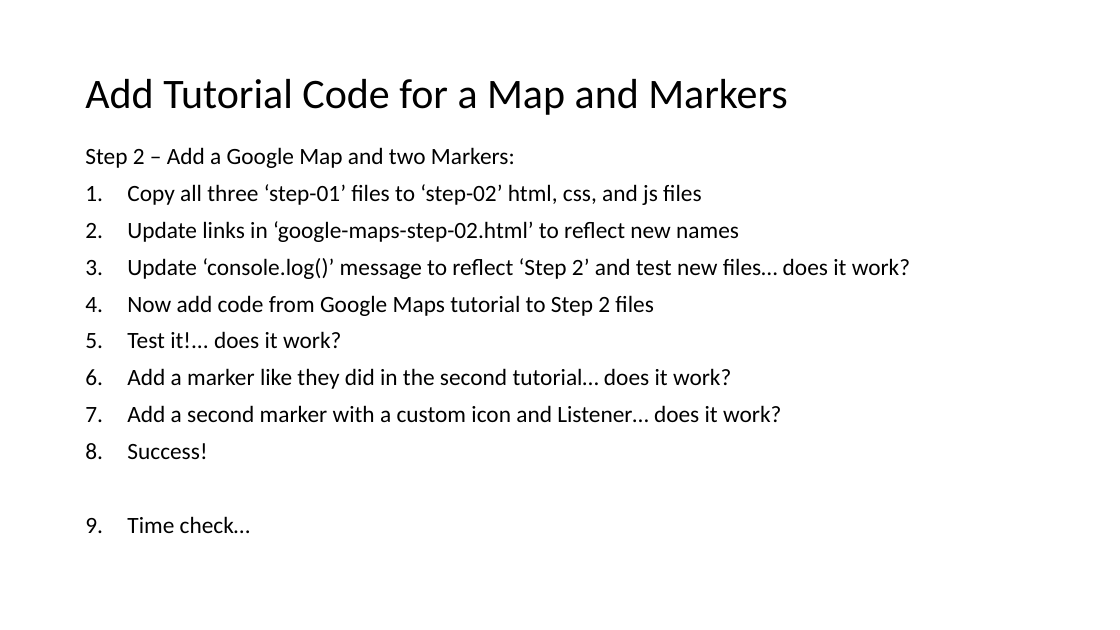
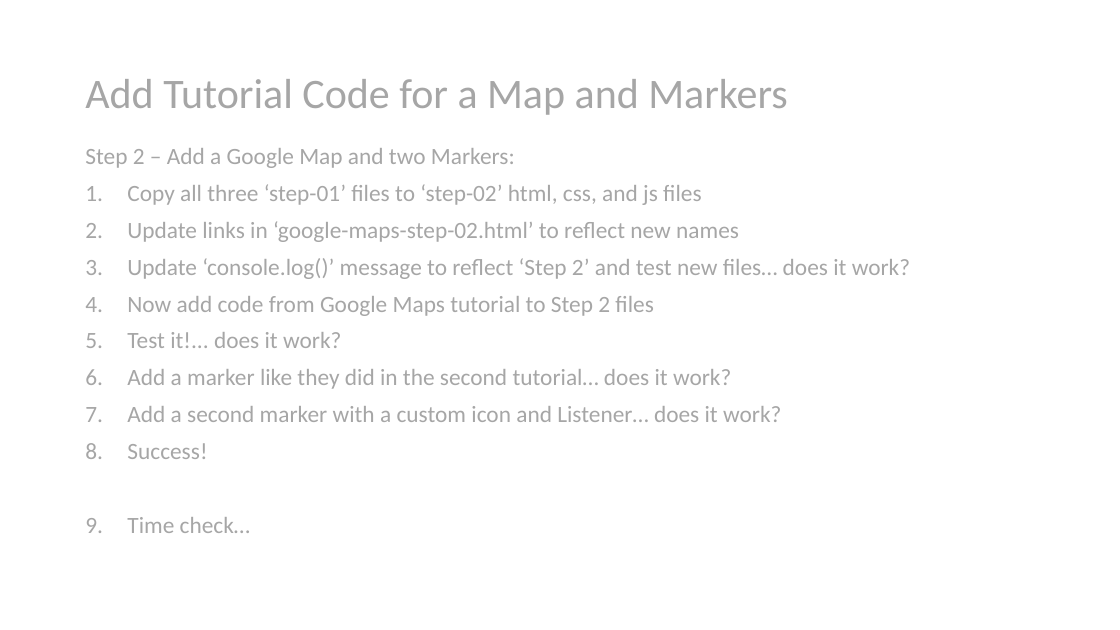
Before and after one commit to EricJPogue/www-epogue-info, a slide deck: slide 8 of CPSC-24700/Presentations/session-22.pptx (slide 7 before the commit). Drawn at 1120x630 pixels with LibreOffice and Linux fonts; fonts in the diff are those of the drawing; background and template pictures are left out. Boxes give left, top, right and bottom in pixels: in the first picture for what was removed or moved away, otherwise in the second. Text is boxed around its words. In the diff, an @@ line names an element or a change of style, - is before the commit and + after.

```diff
--- a/CPSC-24700/Presentations/session-22.pptx
+++ b/CPSC-24700/Presentations/session-22.pptx
@@ title "Add Tutorial Code for a ..." at (85,79,788,115): text colour #000000 to #A6A6A6 @@
@@ text "Step 2 – Add a ..." at (85,148,910,533): text colour #000000 to #A6A6A6 @@
```
Also in this commit, not shown: 5 other slides changed, 1 slide added, 4 other files.
